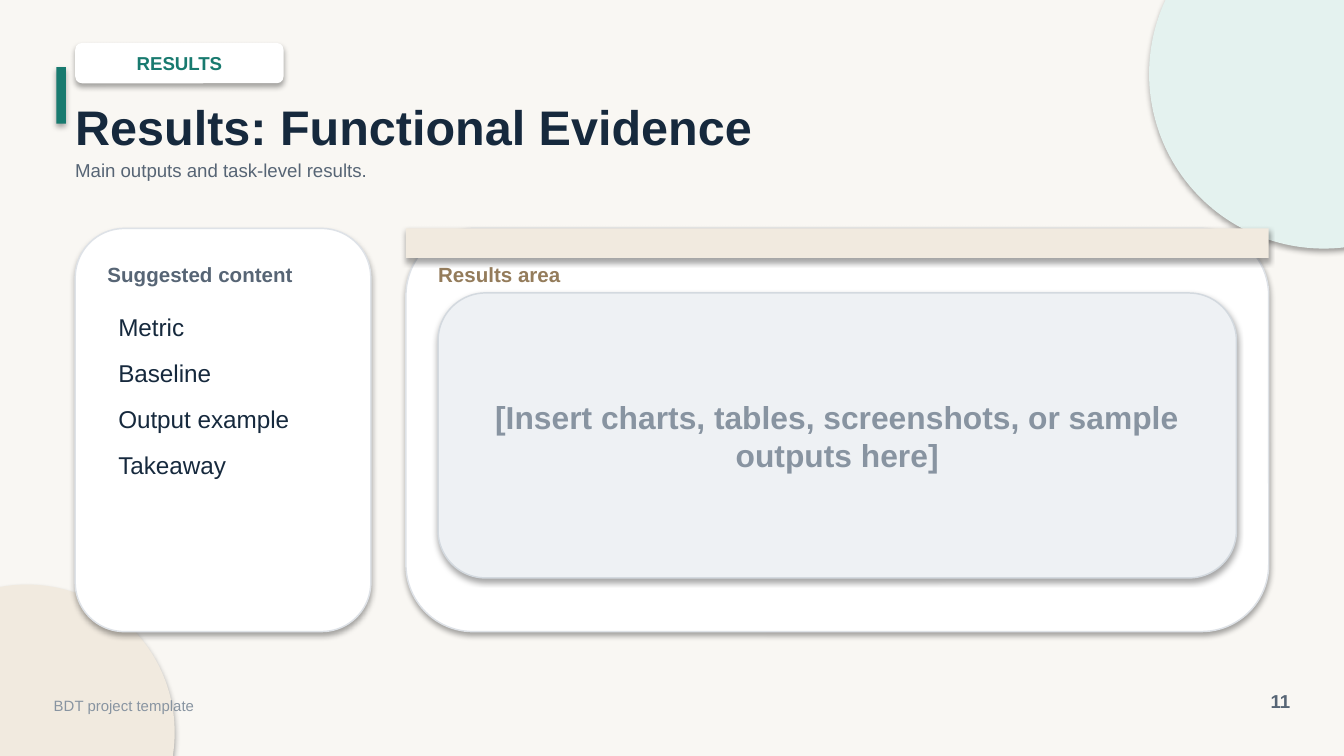
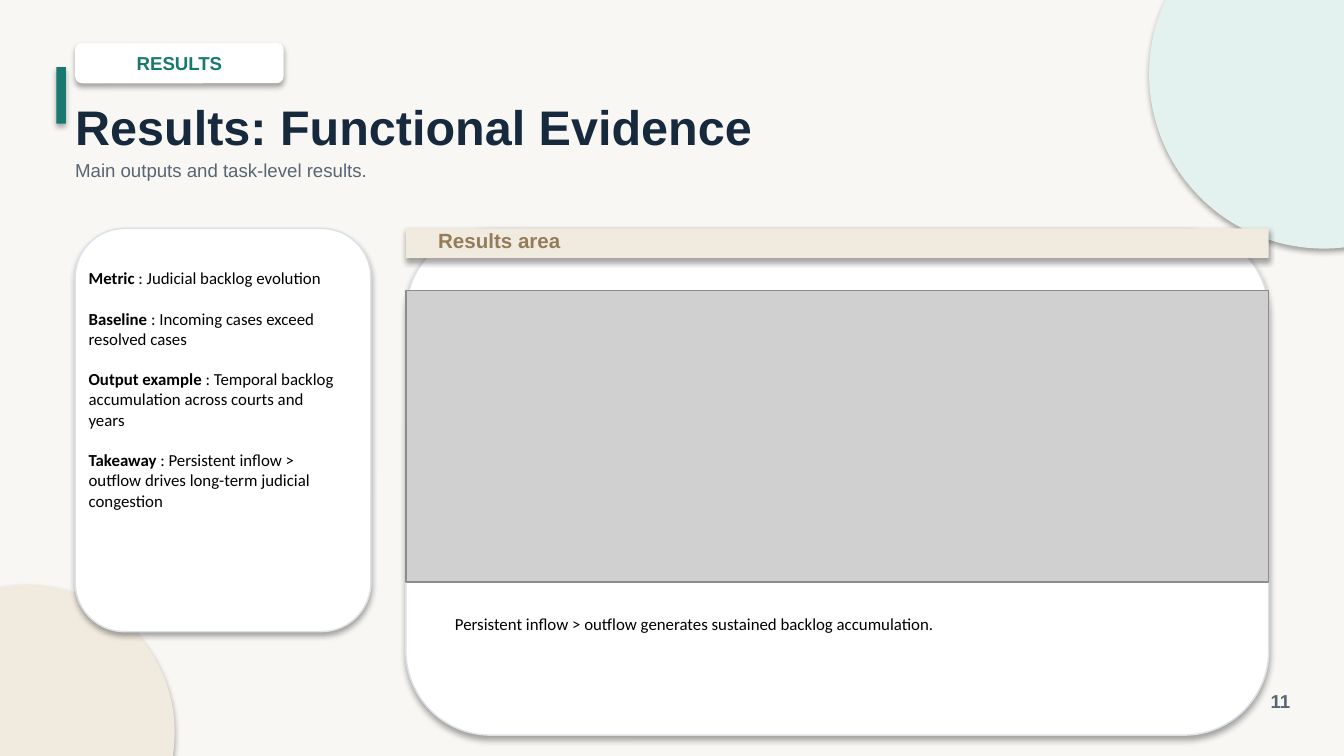
Before and after one commit to Big-data-court-hearings/project, a slide deck: slide 11 of docs/presentation/BDT_Project_Presentation.pptx. Drawn at 1344x756 pixels with LibreOffice and Linux fonts; fonts in the diff are those of the drawing; grey boxes stand for pictures. Boxes give left, top, right and bottom in pixels: in the first picture for what was removed or moved away, otherwise in the second. Text is boxed around its words. In the diff, an @@ line names an element or a change of style, - is before the commit and + after.

```diff
--- a/docs/presentation/BDT_Project_Presentation.pptx
+++ b/docs/presentation/BDT_Project_Presentation.pptx
@@ rounded rectangle: place and size @@
-rounded rectangle at (406, 228, 1269, 632)
+rounded rectangle at (406, 228, 1269, 735)
@@ text "Results area": place and size @@
-text "Results area" at (438, 267, 560, 282)
+text "Results area" at (438, 233, 560, 248)
@@ text removed at (107, 267, 292, 287) @@
-Suggested content
@@ text at (89, 272, 333, 510): text changed; size 13 to 9 pt; font Arial to Calibri; text colour #16293D to #000000 @@
-Metric
-Baseline
-Output example
-Takeaway
+Metric : Judicial backlog evolution
+Baseline : Incoming cases exceed resolved cases
+Output example : Temporal backlog accumulation across courts and years
+Takeaway : Persistent inflow > outflow drives long-term judicial congestion
@@ picture added at (406, 290, 1269, 582) @@
@@ rounded rectangle removed at (438, 293, 1236, 578) @@
-[Insert charts, tables, screenshots, or sample outputs here]
@@ text added at (455, 618, 933, 633), 9 pt, text #000000 @@
+Persistent inflow > outflow generates sustained backlog accumulation.
@@ text removed at (54, 700, 194, 714) @@
-BDT project template
```
Also in this commit, not shown: 11 other slides changed, 2 slides added, 2 slides removed, 3 other files.
